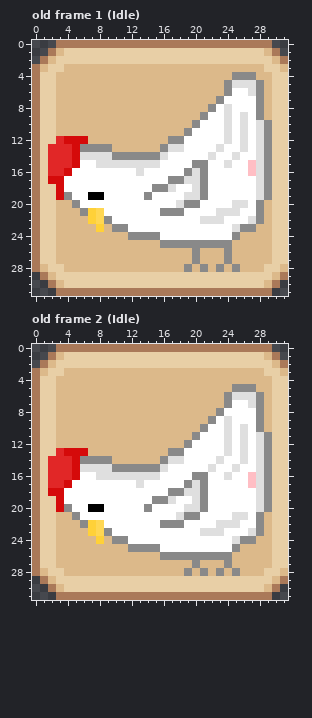
Two states of a pixel-art file, Aseprite/Chicken.aseprite. Above is the file before it was changed.
32x32 pixels, 2 frames. Colours within 5 levels of each other are drawn and written as one. Shown: old frame 1 (Idle), old frame 2 (Idle). The commit also changed other frames, which this record leaves out.
And afterwards:
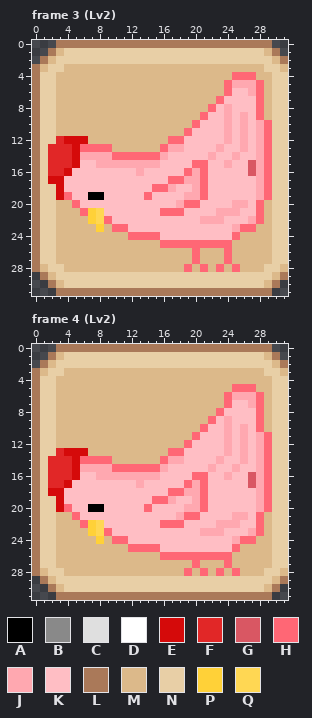
Palette (. is transparent): A #000000  B #898989  C #dfdfdf  D #ffffff  E #d50a0a  F #e12727  G #d95763  H #ff6775  J #ffa8b0  K #ffbec4  L #aa7959  M #dcb98a  N #e8cfa6  P #ffd138  Q #ffd753
A new or re-ordered frame is compared with the old frame closest to it.
What changed:
frames 2 -> 6
Changed rows in their new state; - is an unchanged pixel.
Frame 3 (Lv2) is new; against old frame 1 (Idle), layer "Chicken":
first column x 4:
 4 ---------------------HHH--
 5 --------------------HJJJH-
 6 --------------------HKKJH-
 7 -------------------HKKKKH-
 8 ------------------HKJKKKH-
 9 -----------------HKKJKJKH-
10 ----------------HKKKJKJKJH
11 ---------------HKKKKJKJKJH
12 -------------HHKKKKKJKJKJH
13 --HHHH------HJJKKKKJKKJKJH
14 --JJJJHHHHHHJKKKKKJKKJKKJH
15 --KKJJJJJJJJKKKKHHKKJKKGJH
16 -KKKKKKKKJKKKKKHJHKKKKKGJH
17 KKKKKKKKKKKKKHHJJHKKKKKKJH
18 KKKKKKKKKKKHHJKKJHKKKKKKJH
19 HKK--KKKKKHKKKKJJHKKKKKKJH
20 -HKKKKKKKKKKKKJHHKKKKJJKH-
21 --H--KKKKKKKHHHKKKKJJJKKH-
22 -----HKKKKKKKKKKKJJJKKKJH-
23 ------HHKKKKKKKKKKKKKJHH--
24 --------HHHHKKKKKKKKKH----
25 ------------HHHHHHHHH-----
26 ----------------H---H-----
27 ----------------H---H-----
28 ---------------H-H-H-H----
Frame 4 (Lv2) is new; against old frame 2 (Idle), layer "Chicken":
first column x 4:
 5 ---------------------HHH--
 6 --------------------HJJJH-
 7 --------------------HKKJH-
 8 -------------------HKKKKH-
 9 ------------------HKJKKKH-
10 -----------------HKKJKJKH-
11 ----------------HKKKJKJKJH
12 ---------------HKKKKJKJKJH
13 -------------HHKKKKKJKJKJH
14 --HHHH------HJJKKKKJKKJKJH
15 --JJJJHHHHHHJKKKKKJKKJKKJH
16 --KKJJJJJJJJKKKKHHKKJKKGJH
17 -KKKKKKKKJKKKKKHJHKKKKKGJH
18 KKKKKKKKKKKKKHHJJHKKKKKKJH
19 KKKKKKKKKKKHHJKKJHKKKKKKJH
20 HKK--KKKKKHKKKKJJHKKKKKKJH
21 -HKKKKKKKKKKKKJHHKKKKJJKH-
22 --H--KKKKKKKHHHKKKKJJJKKH-
23 -----HKKKKKKKKKKKJJJKKKJH-
24 ------HHKKKKKKKKKKKKKJHH--
25 --------HHHHKKKKKKKKKH----
26 ------------HHHHHHHHH-----
27 ----------------H---H-----
28 ---------------H-H-H-H----
Where, in picture pixels (left, top, right, bottom), the same in both pictures:
changed: (64, 72, 272, 272)
changed: (64, 384, 272, 576)
